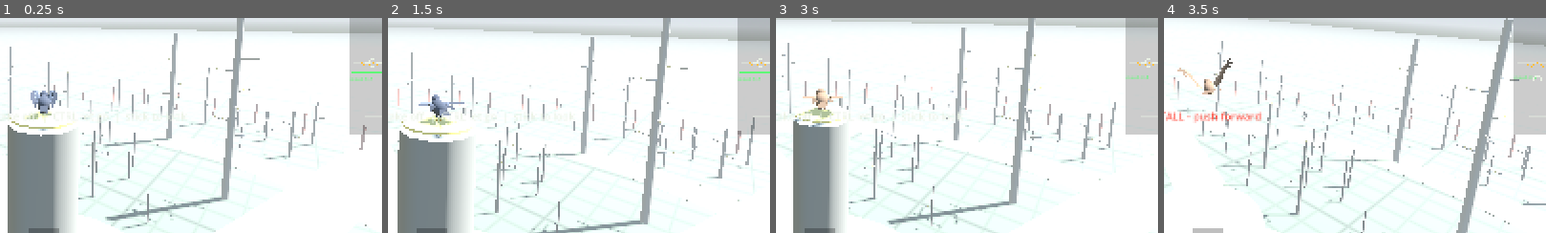
Above: before the commit, frames 1-4 (left to right).
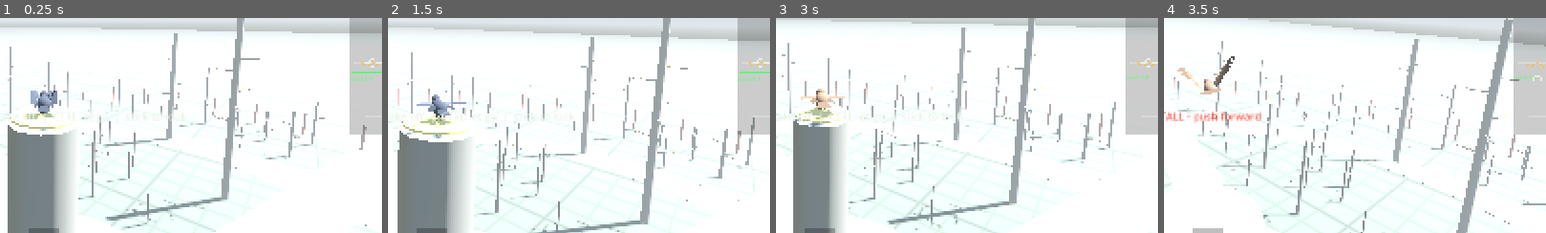
Above: after the commit, the same moments.

Repository: afaucher/flap
Game: Godot game, scene res://scenes/boot.tscn
The game is run twice, just before and just after one commit, with the same random seed, the same clock (stepped at 60 frames per second) and the same inputs.
Inputs (mouse positions are % of the whole screen's width and height, from its top left):
- Up to frame 1 (0.25 s): no input
- Up to frame 2 (1.5 s): tap Enter at 0.5 s; move the mouse to (72, 45) at 0.52 s; hold Space (flap) 0.53-1.28 s; click (72, 45) at 0.67 s; move the mouse to (45, 50) at 1.27 s; tap 1 (bird_1) at 1.35 s
- Up to frame 3 (3 s): tap Space (flap) at 1.52, 1.55, 1.82 s; move the mouse to (52, 48) at 2.02 s; hold Space (flap) 2.03-2.78 s; tap 2 (bird_2) at 2.1 s; move the mouse to (49, 52) at 2.77 s; tap 3 (bird_3) at 2.85 s
- Up to frame 4 (3.5 s): tap Space (flap) at 3.02, 3.05, 3.32 s
The pictures show only the part of the screen within x 44-94%, y 40-90%; the shares and areas given below are measured in that part.

The runs differ from the first frame. In frame 1, 0.1% of the frame differs, in the area x 6-15%, y 33-47%; in frame 2, less than 0.1%; in frame 3, 0.1%; in frame 4, 0.1%.

Commit message:
Realistic feather widths: solid tail fan and trailing edge
- Fix: feathers were drawn at half their intended width (the outline's
  widest point was half the instance width).
- Broad outlines with rounded tips; emarginated primaries still notch.
- Width/length per type (primaries 0.20->0.13, secondaries 0.27,
  tertials 0.30, coverts 0.55-0.6, tail 0.20).
- Tail bases spread across the stump, central pair on top, full spread
  capped at 100 deg so 12 feathers still overlap.
- Test: neighbouring tail feathers overlap at glide and full spread;
  neighbouring secondaries overlap. Rig gallery side view.
- A/B sheet: docs/images/tail_wing_width_before_after.png.

Co-Authored-By: Claude Opus 5.5 <noreply@anthropic.com>

Diff:
--- a/scripts/app/rig_gallery.gd
+++ b/scripts/app/rig_gallery.gd
@@ -1,6 +1,6 @@
 extends Node3D
 ## Dev scene: every species' rig side by side, for looking at the model.
-##   .\run.ps1 --scene res://scenes/rig_gallery.tscn [--pose glide|flap|folded|flare|upstroke] [--view top|front|three|under]
+##   .\run.ps1 --scene res://scenes/rig_gallery.tscn [--pose glide|flap|folded|flare|upstroke] [--view top|front|three|under|side]
 ##       [--only <bird id>] [--sun front|back] [--time <s>] [--feather-shader] [--shot <png> --shot-after <s>]
 ## --only frames one bird close up; --sun back lights it from behind (feather translucency); --time freezes the
 ## clock (feather flutter) for repeatable screenshots.
@@ -71,6 +71,8 @@
 			cam.look_at_from_position(mid + Vector3(0, 0.15, -3.2) * k, mid, Vector3.UP)
 		"three":
 			cam.look_at_from_position(mid + Vector3(0.6, 1.6, -2.4) * k, mid, Vector3.UP)
+		"side":
+			cam.look_at_from_position(mid + Vector3(2.6, 0.35, 0.0) * k, mid, Vector3.UP)
 		"under":
 			cam.look_at_from_position(mid + Vector3(0.3, -1.4, -1.6) * k, mid, Vector3.UP)
 		_:
--- a/scripts/bird/bird_rig.gd
+++ b/scripts/bird/bird_rig.gd
@@ -18,8 +18,13 @@
 
 const SIDES := [-1.0, 1.0]   ## left, right
 const TAIL_FEATHERS := 12
-const PLAIN_PROFILE := [[0.0, 0.05], [0.04, 0.22], [0.35, 0.5], [0.7, 0.48], [0.9, 0.34], [1.0, 0.0]]
-const EMARG_PROFILE := [[0.0, 0.05], [0.04, 0.22], [0.35, 0.5], [0.55, 0.42], [0.66, 0.2], [0.9, 0.17], [1.0, 0.0]]
+## Feather outlines: [position along (0 base .. 1 tip), full width as a share of the feather's width]. Broad
+## nearly to a rounded tip, as real flight and tail feathers are (a pointed outline left saw-tooth gaps).
+## The emarginated (slotted) outer primaries narrow sharply past the middle: the gaps there are real.
+const PLAIN_PROFILE := [[0.0, 0.12], [0.05, 0.55], [0.2, 0.9], [0.5, 1.0], [0.8, 0.97], [0.9, 0.86], [0.96, 0.62], [1.0, 0.12]]
+const EMARG_PROFILE := [[0.0, 0.12], [0.05, 0.55], [0.2, 0.9], [0.45, 1.0], [0.55, 0.75], [0.62, 0.45], [0.9, 0.42], [0.97, 0.3], [1.0, 0.08]]
+const TAIL_WIDTH := 0.2   ## rectrix width / length (a hawk's ~22 cm tail feather is ~4.5 cm wide)
+const TAIL_FAN_MAX := 100.0   ## deg, full tail spread
 const CAMBER := 0.03   ## feather arch height, as a share of its length
 const FEATHER_SHADER := preload("res://scripts/bird/feather.gdshader")
 ## Per-species feather look (docs/research/feather_rendering.md): glossy iridescent crow, matte barred soft
@@ -61,7 +66,8 @@
 ## try it (rig gallery: --feather-shader). docs/research/feather_rendering.md has its status.
 static var plain_feathers := true
 var feather_material: ShaderMaterial
-var feather_xforms: Array[Transform3D] = []   ## every feather this tick (the MultiMeshes' copy; tests, debug)
+var feather_xforms: Array[Transform3D] = []
+var feather_kinds: PackedInt32Array = []      ## WingShape.Kind per feather_xforms entry (6 = tail); tests   ## every feather this tick (the MultiMeshes' copy; tests, debug)
 
 var _L := 0.45
 var _sh_up := 0.0
@@ -470,6 +476,7 @@
 	var plain_i := 0
 	var emarg_i := 0
 	feather_xforms.clear()
+	feather_kinds.clear()
 	# Feather definitions only change with fold and slot, which move slowly: rebuild them when they do.
 	if _defs.is_empty() or absf(fold - _defs_fold) > 0.002 or absf(slot - _defs_slot) > 0.01:
 		_defs = shape.feathers(fold, slot)
@@ -523,6 +530,7 @@
 				base += n * _L * 0.02 * alula
 			var xf := _feather_xform(base, d, n, f.len, f.w)
 			feather_xforms.append(xf)
+			feather_kinds.append(int(f.kind) + (0 if i == 1 else 100))   # (+100: left wing)
 			if f.emarg:
 				_emarg.set_instance_transform(emarg_i, xf)
 				_emarg.set_instance_color(emarg_i, _colors[WingShape.Kind.PRIMARY])
@@ -543,16 +551,20 @@
 		_pose_bone("hand." + ("L" if i == 0 else "R"), wrist, hand, hand_n)
 
 	# Tail: 12 rectrices fanned, pitched and twisted as a group.
-	var fan := deg_to_rad(lerpf(shape.tail_fan * 0.3, maxf(shape.tail_fan * 1.7, 110.0), tail_spread))
+	# Full spread tops out where 12 feathers a fifth as wide as long still overlap (~100 deg), as on a real tail.
+	var fan := deg_to_rad(lerpf(shape.tail_fan * 0.3, TAIL_FAN_MAX, tail_spread))
 	var tb := Basis(Vector3.RIGHT, tail_pitch) * Basis(Vector3.BACK, tail_twist)
 	var tn := tb * Vector3.UP
 	for k in TAIL_FEATHERS:
 		var u := (k - 5.5) / 5.5
 		var length := profile.tail_length * _tail_shape(u)
 		var d := tb * Vector3(sin(u * fan * 0.5), 0.0, cos(u * fan * 0.5))
-		var base := _tail_base + Vector3(u * _L * 0.04, 0.0, 0.0) + tn * (0.0005 * absf(u) * unit)
-		var txf := _feather_xform(base, d, tn, length, profile.tail_length * 0.14)
+		# Bases spread across the tail stump; the central pair sits on top and each outer feather tucks under
+		# its inner neighbour, so the fan overlaps like a spread deck of cards.
+		var base := _tail_base + Vector3(u * _L * 0.05, 0.0, 0.0) + tn * (0.0008 * (1.0 - absf(u)) * unit)
+		var txf := _feather_xform(base, d, tn, length, length * TAIL_WIDTH)
 		feather_xforms.append(txf)
+		feather_kinds.append(6)
 		_plain.set_instance_transform(plain_i, txf)
 		_plain.set_instance_color(plain_i, _colors["tail"])
 		_plain.set_instance_custom_data(plain_i, Color(6.0, fmod(k * 0.618, 1.0), 0.0, 0.0))
--- a/scripts/bird/wing_shape.gd
+++ b/scripts/bird/wing_shape.gd
@@ -16,6 +16,16 @@
 
 enum Bone { HUMERUS, FOREARM, HAND }
 enum Kind { PRIMARY, SECONDARY, TERTIAL, ALULA, GREATER_COVERT, LESSER_COVERT }
+
+## Feather width / length by type (full vane width at its widest). Broad enough that neighbours overlap into
+## a continuous surface, as on a real wing: only the emarginated wingtip "fingers" leave gaps.
+const W_PRIMARY_INNER := 0.2    ## p1 (inner primaries are broad) ...
+const W_PRIMARY_OUTER := 0.13   ## ... to p10 (outer ones narrower; emarginated ones also notch)
+const W_SECONDARY := 0.27
+const W_TERTIAL := 0.3
+const W_COVERT := 0.55          ## greater coverts: short, broad, rounded
+const W_LESSER := 0.6
+const W_ALULA := 0.22
 
 ## Per species: bone lengths (humerus, forearm, hand) and the longest primary as fractions of the half-span;
 ## which primary is longest; how fast primaries shorten inward (cin) and outward (cout) of it; emarginated
@@ -119,27 +129,27 @@
 			var k := float(i - first_slot - 1) / float(slots - 1) - 0.5   # -0.5 .. 0.5 across the slotted fingers
 			rel += -k * 14.0 * slot * (1.0 - fold)
 		var length := pm * primary_shape(i)
-		out.append({"kind": Kind.PRIMARY, "i": i, "bone": Bone.HAND, "t": t, "rel": rel, "len": length, "w": length * 0.17, "emarg": emarg, "layer": 0.0 + 0.0004 * (10 - i)})
+		out.append({"kind": Kind.PRIMARY, "i": i, "bone": Bone.HAND, "t": t, "rel": rel, "len": length, "w": length * lerpf(W_PRIMARY_INNER, W_PRIMARY_OUTER, t), "emarg": emarg, "layer": 0.0 + 0.0004 * (10 - i)})
 		if i <= 7:
-			out.append({"kind": Kind.GREATER_COVERT, "i": i, "bone": Bone.HAND, "t": t, "rel": rel, "len": length * 0.32, "w": length * 0.17 * 1.05, "emarg": false, "layer": 0.006})
+			out.append({"kind": Kind.GREATER_COVERT, "i": i, "bone": Bone.HAND, "t": t, "rel": rel, "len": length * 0.32, "w": length * 0.32 * W_COVERT, "emarg": false, "layer": 0.006})
 	for j in nsec:
 		var tp := float(j) / float(maxi(1, nsec - 1))   # 0 at the wrist .. 1 at the elbow
 		var ang := lerpf(lerpf(74.0, 90.0, tp), 94.0, fold)
 		var length := sec * lerpf(1.0, 0.93, tp)
-		out.append({"kind": Kind.SECONDARY, "i": j + 1, "bone": Bone.FOREARM, "t": 1.0 - tp, "rel": ang - a.y, "len": length, "w": sec * 0.24, "emarg": false, "layer": 0.003 + 0.0002 * j})
-		out.append({"kind": Kind.GREATER_COVERT, "i": j + 1, "bone": Bone.FOREARM, "t": 1.0 - tp, "rel": ang - a.y, "len": length * 0.45, "w": sec * 0.25, "emarg": false, "layer": 0.006})
+		out.append({"kind": Kind.SECONDARY, "i": j + 1, "bone": Bone.FOREARM, "t": 1.0 - tp, "rel": ang - a.y, "len": length, "w": length * W_SECONDARY, "emarg": false, "layer": 0.003 + 0.0002 * j})
+		out.append({"kind": Kind.GREATER_COVERT, "i": j + 1, "bone": Bone.FOREARM, "t": 1.0 - tp, "rel": ang - a.y, "len": length * 0.45, "w": length * 0.45 * W_COVERT, "emarg": false, "layer": 0.006})
 	for k in 3:
-		out.append({"kind": Kind.TERTIAL, "i": k + 1, "bone": Bone.HUMERUS, "t": 1.0 - (0.12 + 0.22 * k), "rel": lerpf(100.0, 96.0, fold) - a.x, "len": sec * (0.88 - 0.08 * k), "w": sec * 0.26, "emarg": false, "layer": 0.004})
+		out.append({"kind": Kind.TERTIAL, "i": k + 1, "bone": Bone.HUMERUS, "t": 1.0 - (0.12 + 0.22 * k), "rel": lerpf(100.0, 96.0, fold) - a.x, "len": sec * (0.88 - 0.08 * k), "w": sec * (0.88 - 0.08 * k) * W_TERTIAL, "emarg": false, "layer": 0.004})
 	# Lesser coverts: a row just behind the leading edge (humerus, forearm, hand), pointing aft.
 	for k in 4:
-		out.append({"kind": Kind.LESSER_COVERT, "i": k, "bone": Bone.HUMERUS, "t": 0.15 + 0.25 * k, "rel": 92.0 - a.x, "len": sec * 0.42, "w": sec * 0.3, "emarg": false, "layer": 0.008})
+		out.append({"kind": Kind.LESSER_COVERT, "i": k, "bone": Bone.HUMERUS, "t": 0.15 + 0.25 * k, "rel": 92.0 - a.x, "len": sec * 0.42, "w": sec * 0.42 * W_LESSER, "emarg": false, "layer": 0.008})
 	for k in 4:
-		out.append({"kind": Kind.LESSER_COVERT, "i": 4 + k, "bone": Bone.FOREARM, "t": 0.1 + 0.25 * k, "rel": 92.0 - a.y, "len": sec * 0.4, "w": sec * 0.3, "emarg": false, "layer": 0.008})
+		out.append({"kind": Kind.LESSER_COVERT, "i": 4 + k, "bone": Bone.FOREARM, "t": 0.1 + 0.25 * k, "rel": 92.0 - a.y, "len": sec * 0.4, "w": sec * 0.4 * W_LESSER, "emarg": false, "layer": 0.008})
 	for k in 2:
-		out.append({"kind": Kind.LESSER_COVERT, "i": 8 + k, "bone": Bone.HAND, "t": 0.15 + 0.4 * k, "rel": 85.0, "len": pm * 0.22, "w": pm * 0.08, "emarg": false, "layer": 0.008})
+		out.append({"kind": Kind.LESSER_COVERT, "i": 8 + k, "bone": Bone.HAND, "t": 0.15 + 0.4 * k, "rel": 85.0, "len": pm * 0.22, "w": pm * 0.22 * W_LESSER, "emarg": false, "layer": 0.008})
 	var lm := bone_lengths()[2]
 	for k in 3:
-		out.append({"kind": Kind.ALULA, "i": k + 1, "bone": Bone.FOREARM, "t": 1.0, "rel": lerpf(-12.0, 18.0, k / 2.0), "len": lm * (0.45 - 0.08 * k), "w": lm * 0.12, "emarg": false, "layer": 0.009})
+		out.append({"kind": Kind.ALULA, "i": k + 1, "bone": Bone.FOREARM, "t": 1.0, "rel": lerpf(-12.0, 18.0, k / 2.0), "len": lm * (0.45 - 0.08 * k), "w": lm * (0.45 - 0.08 * k) * W_ALULA, "emarg": false, "layer": 0.009})
 	return out
 
 
--- a/tests/test_bird_rig.gd
+++ b/tests/test_bird_rig.gd
@@ -67,6 +67,20 @@
 		rig.apply_pose()
 		var hf := -rig.head_basis.z
 		check(absf(atan2(hf.x, -hf.z)) <= deg_to_rad(110.5), p.id + " head yaw clamped")
+		# Solid surfaces: neighbouring tail feathers overlap even fully fanned, and neighbouring secondaries
+		# overlap in the spread wing, out to 85% of their length (only the slotted wingtip may gap).
+		for spread in [0.3, 1.0]:
+			rig.tail_spread = spread
+			_pose(rig, 0.0, 0.0, 0.0, 0.0)
+			var gap := _worst_gap(rig, 6)
+			check(gap <= 0.0, "%s tail fan solid at spread %.1f (worst gap %.1f mm)" % [p.id, spread, gap * 1000.0])
+		rig.tail_spread = 0.2
+		_pose(rig, 0.0, 0.0, 0.0, 0.0)
+		var sgap := _worst_gap(rig, WingShape.Kind.SECONDARY)
+		check(sgap <= 0.0, "%s secondaries overlap (worst gap %.1f mm)" % [p.id, sgap * 1000.0])
+		var tail_w: float = rig.feather_xforms[rig.feather_xforms.size() - 1].basis.x.length()
+		var tail_l: float = rig.feather_xforms[rig.feather_xforms.size() - 1].basis.z.length()
+		near(tail_w / tail_l, BirdRig.TAIL_WIDTH, 1e-4, p.id + " tail feathers are a fifth as wide as long")
 		# Every feather transform is finite.
 		var ok := true
 		for t in rig.feather_xforms:
@@ -116,6 +130,25 @@
 	rig.apply_pose()
 
 
+## The widest gap between neighbouring feathers of `kind` (right wing / tail), measured between their edges at
+## 85% of their length; negative = they overlap.
+func _worst_gap(rig: BirdRig, kind: int) -> float:
+	var picks: Array[Transform3D] = []
+	for k in rig.feather_xforms.size():
+		if rig.feather_kinds[k] == kind:
+			picks.append(rig.feather_xforms[k])
+	var worst := -INF
+	for k in range(1, picks.size()):
+		var a: Transform3D = picks[k - 1]
+		var b: Transform3D = picks[k]
+		var pa := a.origin + a.basis.z * 0.85
+		var pb := b.origin + b.basis.z * 0.85
+		var half := 0.9 * 0.5   # the outline's width at 85% of the length, halved
+		var g := pa.distance_to(pb) - (a.basis.x.length() + b.basis.x.length()) * half
+		worst = maxf(worst, g)
+	return worst
+
+
 ## The furthest feather tip on one side (x * side), from the rig's feather transforms.
 func _tip_x(rig: BirdRig, side: float) -> float:
 	var m := 0.0
Binary file added: docs/images/tail_wing_width_before_after.png
Not shown, added: docs/images/tail_wing_width_before_after.png.import
Not shown, changed: docs/design/wing_rig.md
